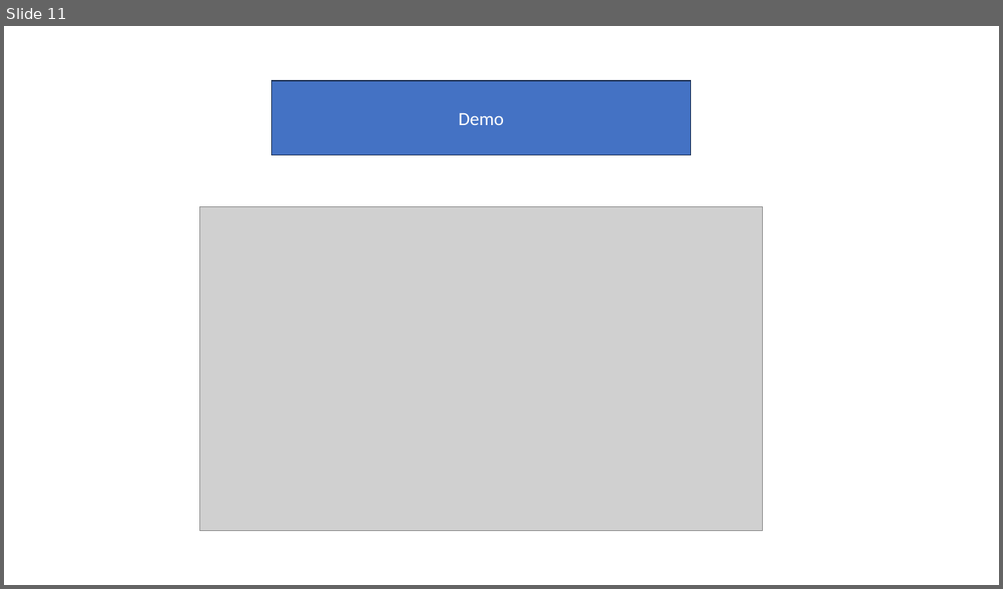
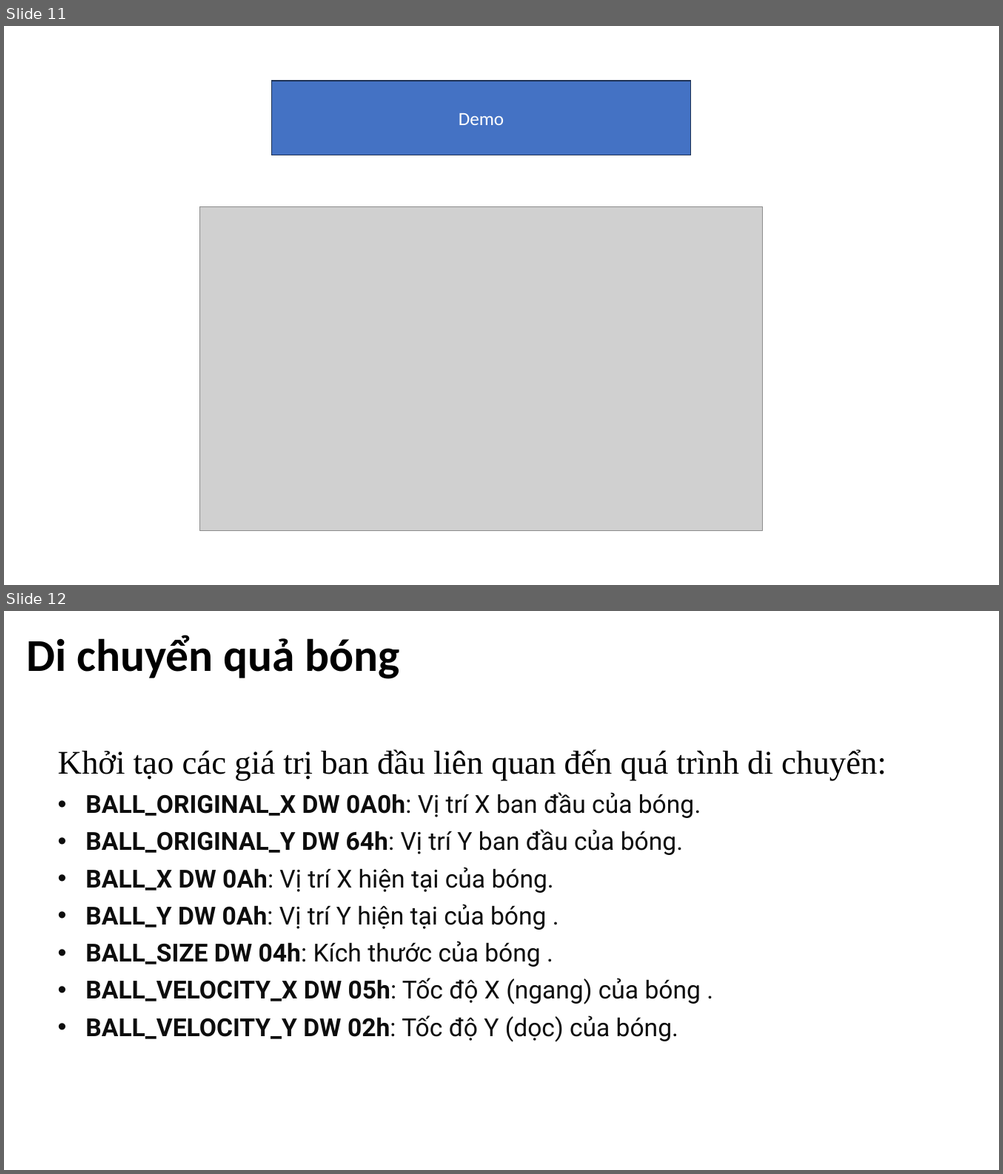
Before and after one commit to tkderphu/KTMT, a slide deck: ktmt_01.pptx. Shown one above the other, each under a label of ours: slide 11 before the commit, slides 11 and 12 after it. The pictures are 1003x589 and 1003x1174 pixels, drawn with LibreOffice and Linux fonts; fonts in the diff are those of the drawing; grey boxes stand for pictures. Boxes give left, top, right and bottom in pixels: in the first picture for what was removed or moved away, otherwise in the second. Text is boxed around its words. In the diff, an @@ line names an element or a change of style, - is before the commit and + after.

Commit message:
move ball

```diff
--- a/ktmt_01.pptx
+++ b/ktmt_01.pptx
@@ slide 12 added at (4,611,999,1170), background #FFFFFF @@
@@ title added at (26,635,400,679), 44 pt, text #000000, bold @@
+Di chuyển quả bóng
@@ subtitle added at (58,749,886,1042), 24 pt, text #0D0D0D @@
+Khởi tạo các giá trị ban đầu liên quan đến quá trình di chuyển:
+• BALL_ORIGINAL_X DW 0A0h: Vị trí X ban đầu của bóng.
+• BALL_ORIGINAL_Y DW 64h: Vị trí Y ban đầu của bóng.
+• BALL_X DW 0Ah: Vị trí X hiện tại của bóng.
+• BALL_Y DW 0Ah: Vị trí Y hiện tại của bóng .
+• BALL_SIZE DW 04h: Kích thước của bóng .
+• BALL_VELOCITY_X DW 05h: Tốc độ X (ngang) của bóng .
+• BALL_VELOCITY_Y DW 02h: Tốc độ Y (dọc) của bóng.
```
Also in this commit, not shown: 15 other slides added.
